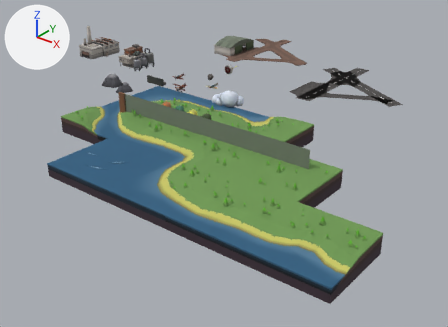
What one commit did to the glTF model assets/meshes.glb.
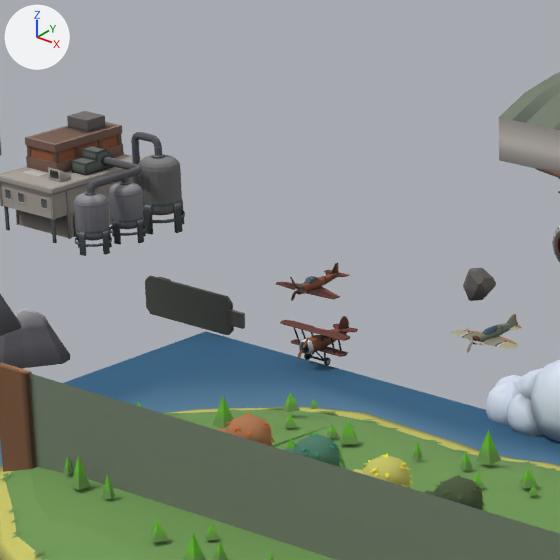
Each version is shown whole from a 50 mm lens placed at (52.2, -56.3, 26.2), pointed at (8.6, -1.8, -7.6), then close up on the part from 27% to 50% of the width and 7% to 40% of the height. Arrows for +X, +Y and +Z are at upper left; the lights stay in place. Where no turn or scale is listed for an object, it has been applied to the vertices.

Objects in the first close-up: 'Cube.001', 'Plane.004', 'biplane-1', 'cloud', 'leaftree-1.001', 'refinery-1', 't-gwgw-1', 't-gwwg-1', 't-gwwg-1.001', 't-gwww-2', 'ui-border', 'ui-score-counter'.
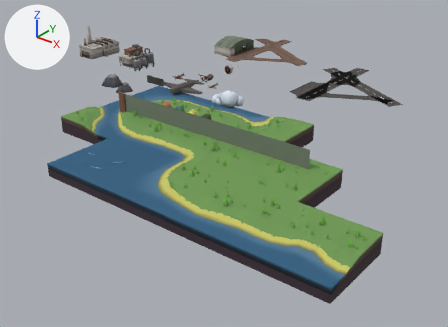
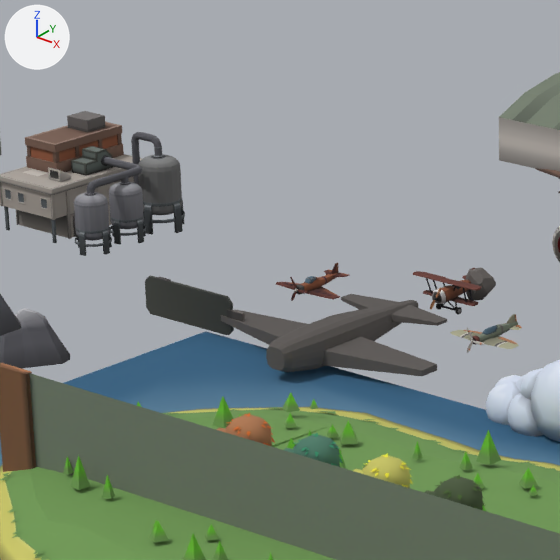
Boxes (x1, y1, x2, y2) around the edits, measured in the close-ups (560 x 560 px):
'Cube.002', added: after (221, 294, 447, 376)
'biplane-1', moved: before (280, 316, 358, 365); after (413, 268, 482, 315)
'propeller-blade-2.001', moved: before (297, 350, 303, 360); after (430, 300, 436, 309)

What changed in the scene script:
```text
Add me_cube_008:
    me_cube_008.from_pydata(...)  # 202 vertices, 384 faces; spans x -3.33..3.33, y -1.68..3.56, z -0.53..0.44
    me_cube_008.materials.append(mat_material_001)  # picture img_palette
Change ob_biplane_1:
    ob_biplane_1.location: (0.0, 0.0, 0.0) -> (0.0, 5.0, 0.0)
Add ob_cube_002:
    ob_cube_002 = bpy.data.objects.new('Cube.002', me_cube_008)
    ob_cube_002.location = (0.0, 0.0, 0.0)
```
